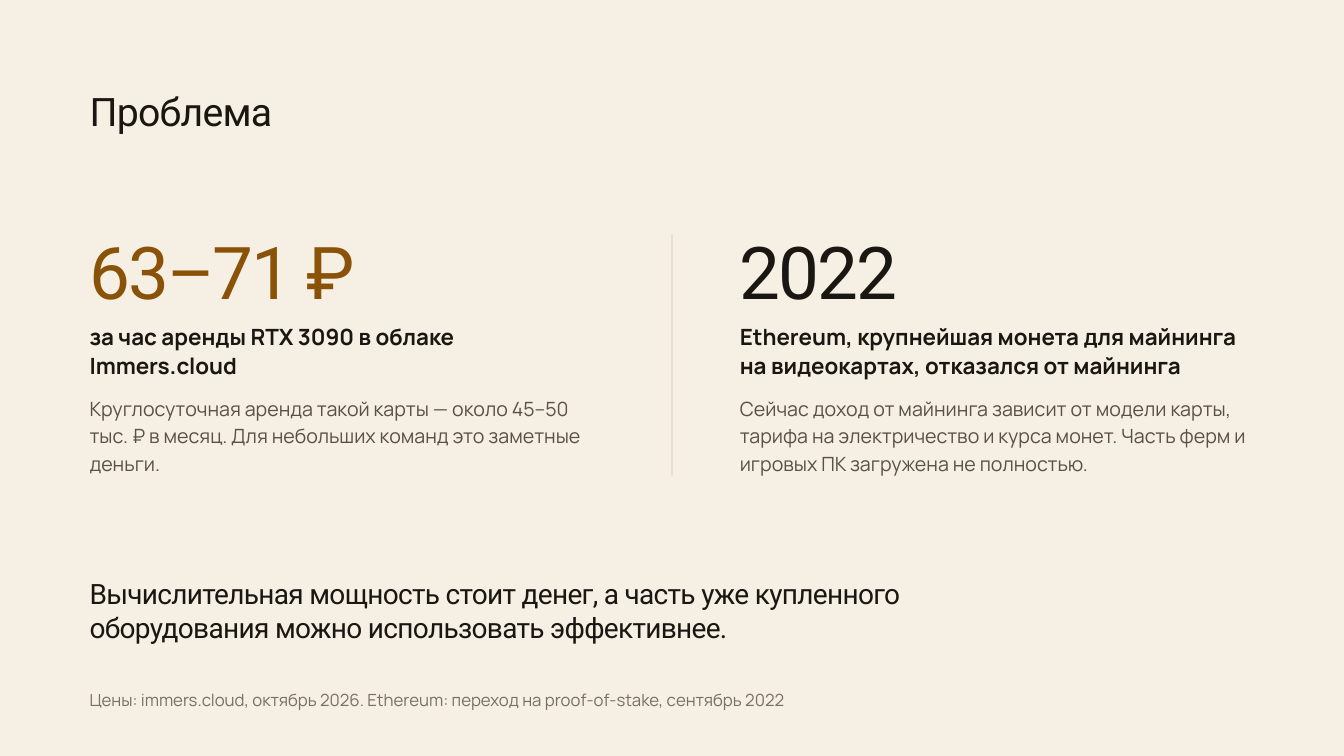
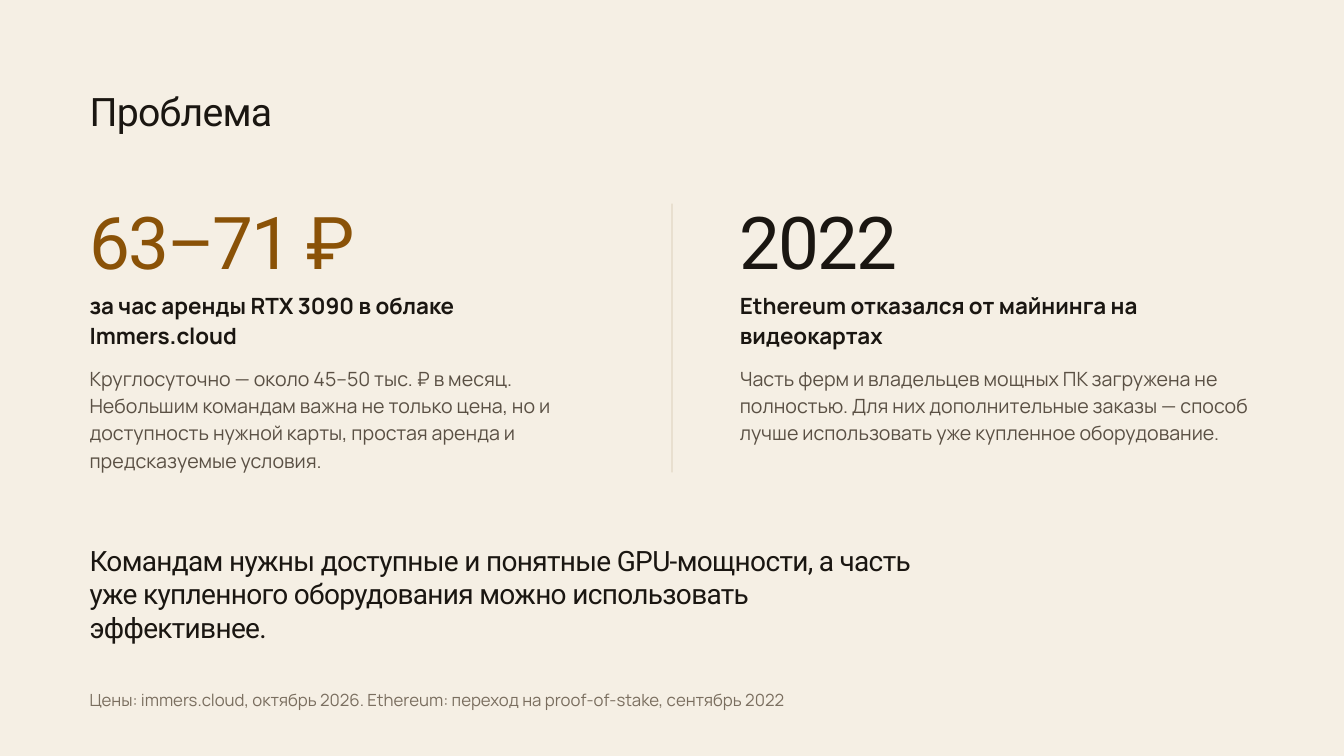
Before and after one commit to fonor11/Main, a slide deck: slide 2 of Улей — презентация для преакселератора ВШМ.pptx. Drawn at 1344x756 pixels with LibreOffice and Linux fonts; fonts in the diff are those of the drawing. Boxes give left, top, right and bottom in pixels: in the first picture for what was removed or moved away, otherwise in the second. Text is boxed around its words. In the diff, an @@ line names an element or a change of style, - is before the commit and + after.

```diff
--- a/Улей — презентация для преакселератора ВШМ.pptx
+++ b/Улей — презентация для преакселератора ВШМ.pptx
@@ rectangle: place and size @@
-rectangle at (671,234,673,475)
+rectangle at (671,204,673,473)
@@ 3 texts: place and size @@
-3 texts at (90,246,897,375)
+3 texts at (90,216,897,345)
@@ text at (740,297,1138,350): text changed @@
-Ethereum, крупнейшая монета для майнинга
-на видеокартах, отказался от майнинга
+Ethereum отказался от майнинга на
+видеокартах
@@ text at (90,371,550,473): text changed @@
-Круглосуточная аренда такой карты — около 45–50
-тыс. ₽ в месяц. Для небольших команд это заметные
-деньги.
+Круглосуточно — около 45–50 тыс. ₽ в месяц.
+Небольшим командам важна не только цена, но и
+доступность нужной карты, простая аренда и
+предсказуемые условия.
@@ text at (740,372,1247,445): text changed @@
-Сейчас доход от майнинга зависит от модели карты,
-тарифа на электричество и курса монет. Часть ферм и
-игровых ПК загружена не полностью.
+Часть ферм и владельцев мощных ПК загружена не
+полностью. Для них дополнительные заказы — способ
+лучше использовать уже купленное оборудование.
@@ text at (90,550,911,644): text changed @@
-Вычислительная мощность стоит денег, а часть уже купленного
-оборудования можно использовать эффективнее.
+Командам нужны доступные и понятные GPU-мощности, а часть
+уже купленного оборудования можно использовать
+эффективнее.
```
Also in this commit, not shown: 5 other slides changed, 4 slides added, 4 slides removed, 2 other files.
